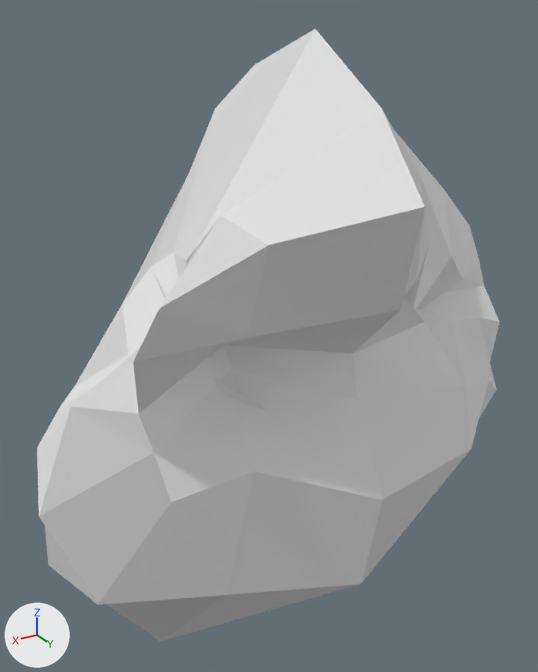
One commit to the glTF model RealGame/res/models/rock.glb: the scene before it, then after it.
Before and after are seen from a 50 mm lens placed at (3.08, 4.52, 2.26), pointed at (-0.09, -0.76, -0.38). Arrows for +X, +Y and +Z are at lower left; the lights stay in place.

The older version as bpy lines, for what is in view:
```python
me_cube_002 = bpy.data.meshes.new('Cube.002')
me_cube_002.from_pydata(...)  # 98 vertices, 192 faces; spans x -2.48..2.35, y -2.66..1.21, z -3.11..2.18
ob_cube_001 = bpy.data.objects.new('Cube.001', me_cube_002)
ob_cube_001.location = (0.0, 0.0, 0.0)
```
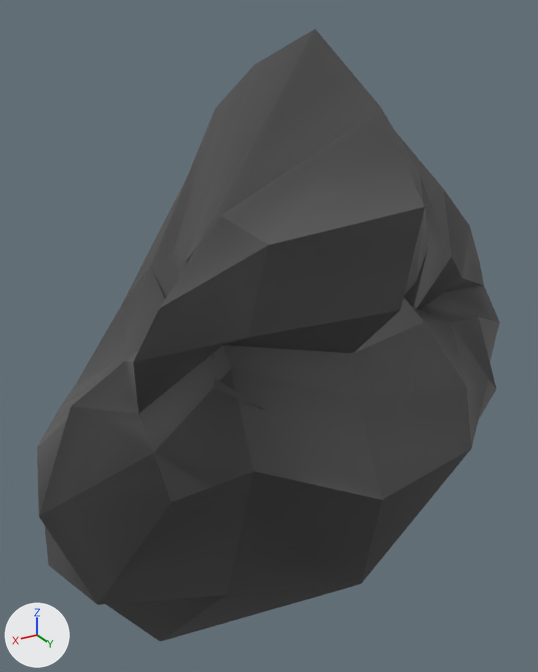
Patch to the scene script:
```diff
--- a/RealGame/res/models/rock.glb.py
+++ b/RealGame/res/models/rock.glb.py
@@ img_rock @@
+img_rock = load_image('rock', '_unpacked/rock', 128, 128, 'sRGB')
@@ mat_material_001 @@
+mat_material_001 = principled_material('Material.001')
+mat_material_001.texture = img_rock
@@ me_cube_002 @@
 me_cube_002.from_pydata(...)  # 98 vertices, 192 faces; spans x -2.48..2.35, y -2.66..1.21, z -3.11..2.18
+me_cube_002.materials.append(mat_material_001)  # picture img_rock
```

Location of each change, [x1, y1, x2, y2] in pixels of the pictures (538 x 672 px):
'Cube.001', recoloured: [37, 29, 500, 642] in both
